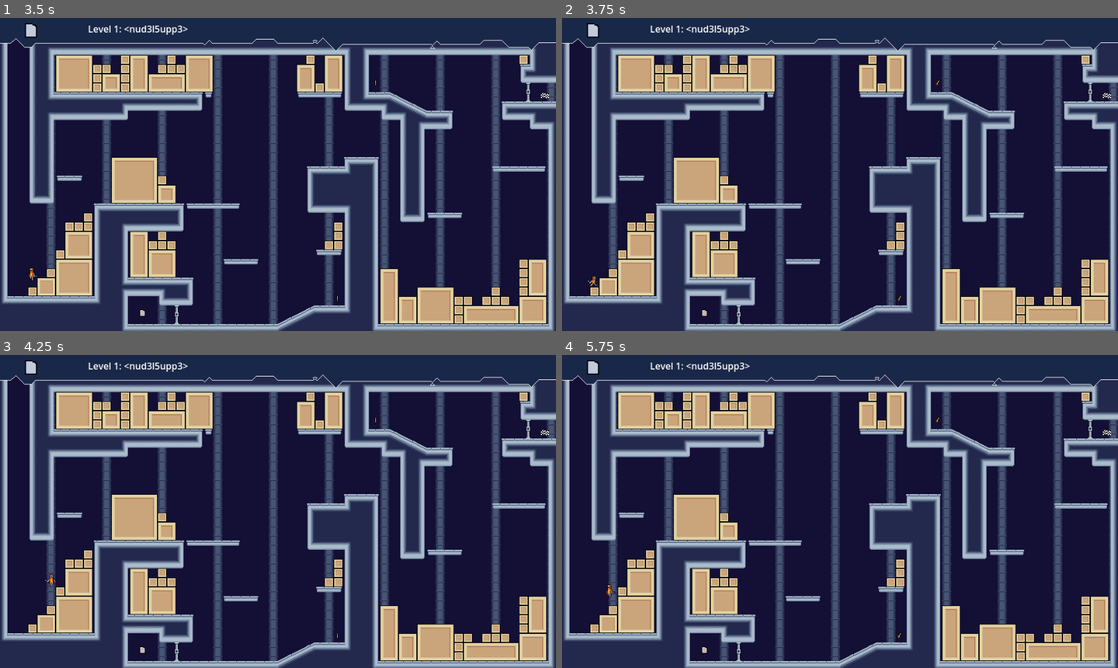
Above: before the commit, frames 1-4 (two rows, left to right).
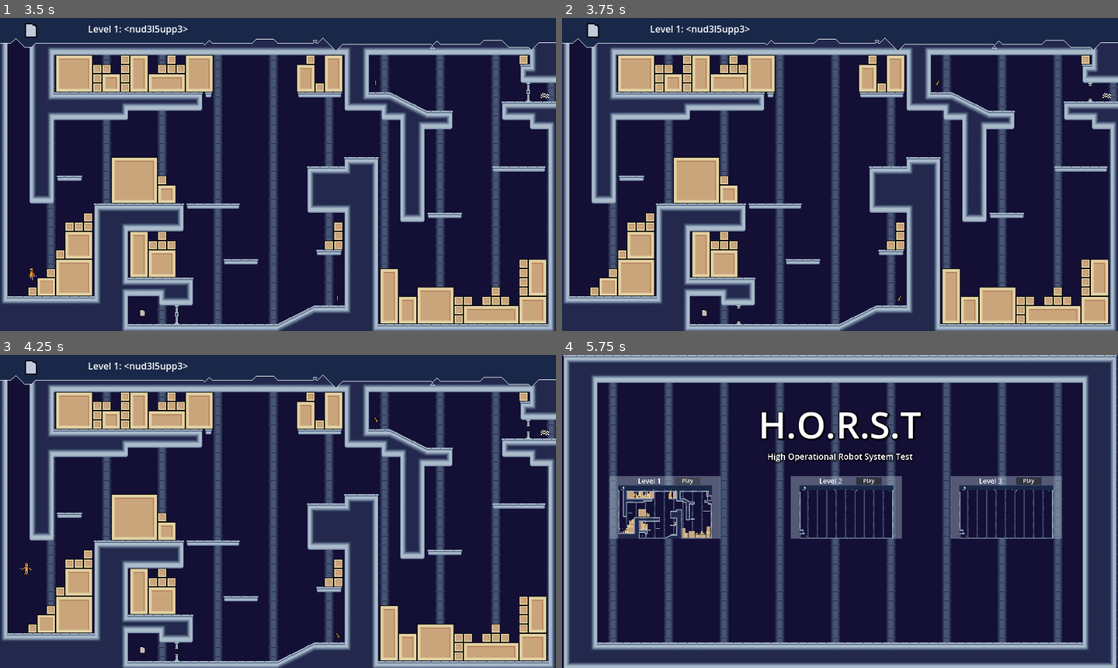
Above: after the commit, the same moments.

Repository: Cradac/H.O.R.S.T.
Game: Godot game, scene res://ui/MainMenu.tscn
Two runs of this game, one before a commit and one after it. Both use one fixed random seed, a clock stepped at 60 frames per second and the inputs below.
Inputs:
- Up to frame 1 (3.5 s): click "Play" at 0.5 s; tap Enter at 1.25 s; hold Right (move_right) 1.28-2.78 s; tap F (action) at 1.35, 2.3, 2.85 s; tap Space (jump) at 1.52, 2.27 s; tap E (action_2) at 1.55, 2.1, 3.05 s; hold Left (move_left) from 2.78 s (still down)
- Up to frame 2 (3.75 s): tap R (Retry, bound only after the commit) at 3.5 s; release Left (move_left) at 3.53 s; hold Right (move_right) from 3.53 s (still down); tap E (action_2) at 3.6 s
- Up to frame 3 (4.25 s): keep holding Right (move_right); tap Space (jump) at 3.77 s; tap F (action) at 3.8 s
- Up to frame 4 (5.75 s): tap 1 (drop_first) at 4.35 s; tap Space (jump) at 4.52, 5.27 s; tap E (action_2) at 4.55 s; tap R (Retry, bound only after the commit) at 4.9 s; release Right (move_right) at 5.03 s; hold Left (move_left) from 5.03 s (still down); tap 2 (drop_second) at 5.1 s; tap F (action) at 5.3 s; tap Escape (menu, bound only after the commit) at 5.65 s

Frame 1 is identical in both runs. In frame 2, 0.1% of the frame differs, in the area x 4-96%, y 20-98%; in frame 3, 0.1%; in frame 4, 54%, in the area x 0-100%, y 0-100%.

Commit message:
Hotkeys for Menu, Retry and Quit

Diff:
--- a/Character.gd
+++ b/Character.gd
@@ -138,6 +138,16 @@
 	if Input.is_action_just_pressed("drop_second"):
 		drop(1)
 
+	if Input.is_action_just_pressed("Retry"):
+		get_tree().reload_current_scene()
+
+	if Input.is_action_just_pressed("quit"):
+		get_tree().quit()
+
+	if Input.is_action_just_pressed("menu"):
+		get_tree().change_scene_to_file("res://ui/MainMenu.tscn")
+
+
 func equip(extension: Extension) -> bool:
 	if (extensions.size() >= ram_size):
 		send_message.emit("Can't pick up '"+extension.get_name()+"'. Limited memory space.", 3)
--- a/project.godot
+++ b/project.godot
@@ -74,6 +74,24 @@
 , Object(InputEventJoypadButton,"resource_local_to_scene":false,"resource_name":"","device":-1,"button_index":14,"pressure":0.0,"pressed":true,"script":null)
 ]
 }
+Retry={
+"deadzone": 0.5,
+"events": [Object(InputEventKey,"resource_local_to_scene":false,"resource_name":"","device":-1,"window_id":0,"alt_pressed":false,"shift_pressed":false,"ctrl_pressed":false,"meta_pressed":false,"pressed":false,"keycode":0,"physical_keycode":82,"key_label":0,"unicode":114,"echo":false,"script":null)
+, Object(InputEventJoypadButton,"resource_local_to_scene":false,"resource_name":"","device":-1,"button_index":3,"pressure":0.0,"pressed":false,"script":null)
+, Object(InputEventJoypadButton,"resource_local_to_scene":false,"resource_name":"","device":-1,"button_index":4,"pressure":0.0,"pressed":false,"script":null)
+]
+}
+menu={
+"deadzone": 0.5,
+"events": [Object(InputEventKey,"resource_local_to_scene":false,"resource_name":"","device":-1,"window_id":0,"alt_pressed":false,"shift_pressed":false,"ctrl_pressed":false,"meta_pressed":false,"pressed":false,"keycode":0,"physical_keycode":4194305,"key_label":0,"unicode":0,"echo":false,"script":null)
+, Object(InputEventJoypadButton,"resource_local_to_scene":false,"resource_name":"","device":-1,"button_index":6,"pressure":0.0,"pressed":false,"script":null)
+]
+}
+quit={
+"deadzone": 0.5,
+"events": [Object(InputEventKey,"resource_local_to_scene":false,"resource_name":"","device":-1,"window_id":0,"command_or_control_autoremap":true,"alt_pressed":false,"shift_pressed":false,"pressed":false,"keycode":0,"physical_keycode":81,"key_label":0,"unicode":113,"echo":false,"script":null)
+]
+}
 
 [rendering]
 
